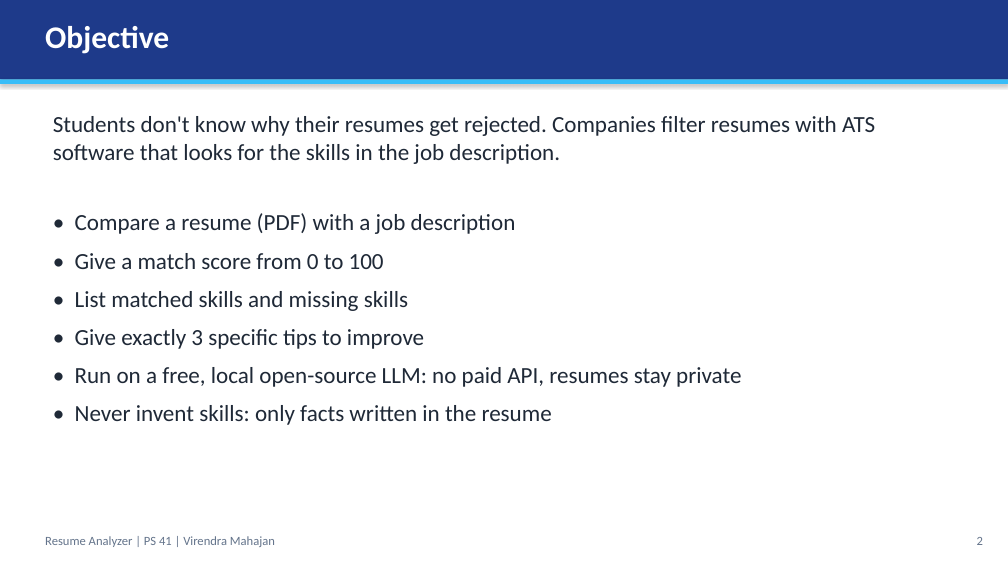
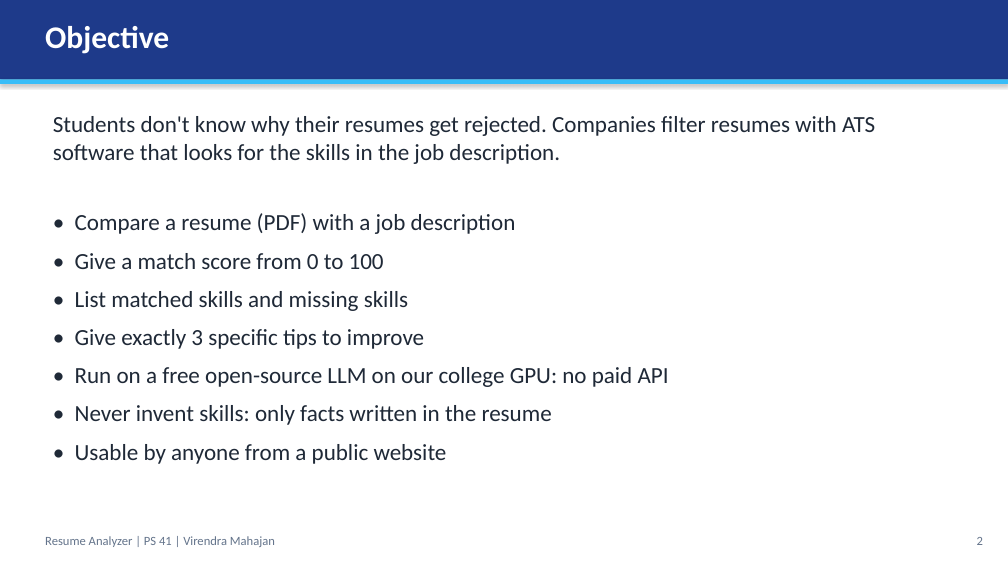
Before and after one commit to Kmennn/llm-ps41-ADT23SOCB1322, a slide deck: slide 2 of Presentation.pptx. Drawn at 1008x567 pixels with LibreOffice and Linux fonts; fonts in the diff are those of the drawing. Boxes give left, top, right and bottom in pixels: in the first picture for what was removed or moved away, otherwise in the second. Text is boxed around its words. In the diff, an @@ line names an element or a change of style, - is before the commit and + after.

```diff
--- a/Presentation.pptx
+++ b/Presentation.pptx
@@ text at [75,367,669,387]: text changed @@
-• Run on a free, local open-source LLM: no paid API, resumes stay private
+• Run on a free open-source LLM on our college GPU: no paid API
@@ text at [75,444,447,464]: paragraph added @@
+• Usable by anyone from a public website
```
Also in this commit, not shown: 13 other slides changed, 24 other files.
